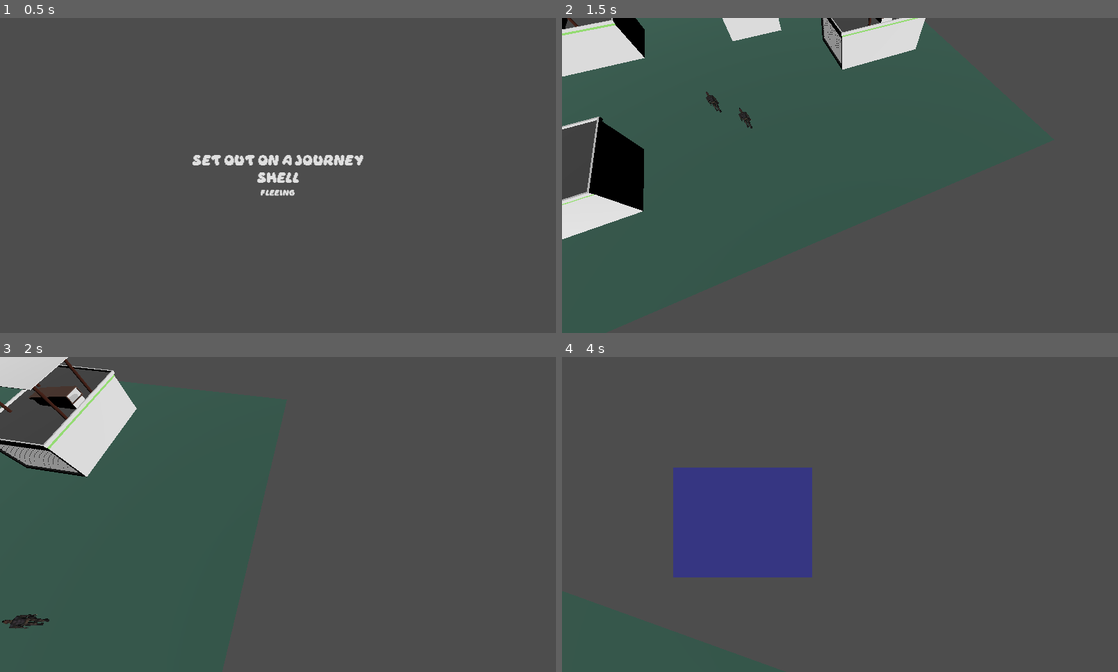
Above: before the commit, frames 1-4 (two rows, left to right).
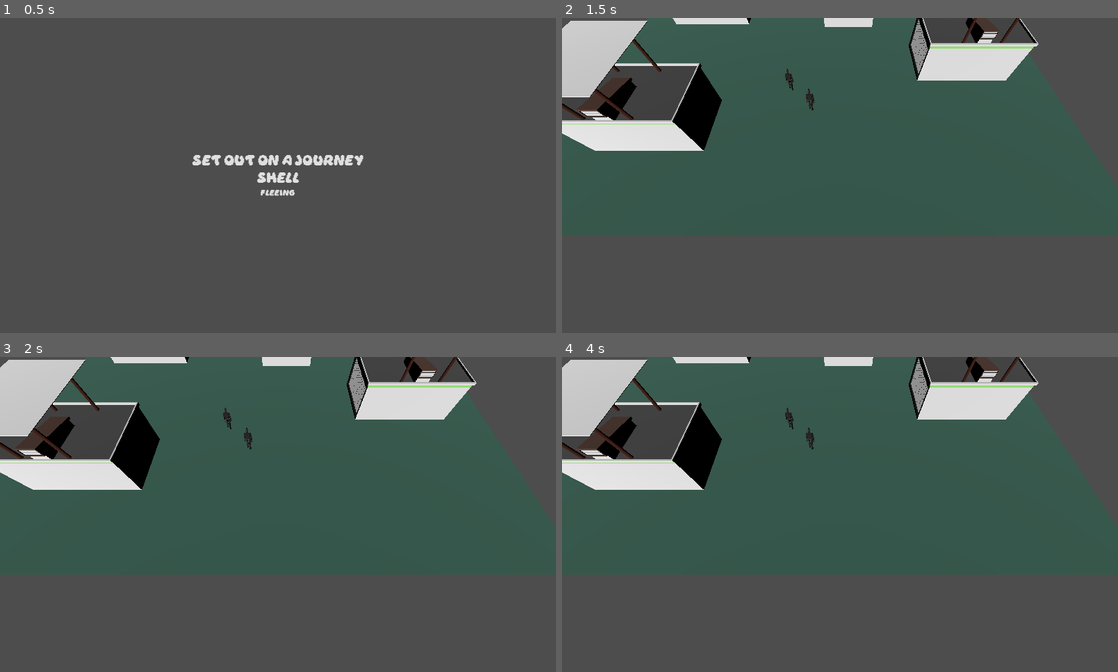
Above: after the commit, the same moments.

Repository: andrijzyn/The-Undefinders
Game: Godot game, scene res://Scenes/GUI/menu.tscn
Same seed, same stepped clock (60 frames per second), same inputs: the game is played once before the commit and once after it.
Inputs (mouse positions are in pixels of both pictures, inside the frame that each line leads up to):
- Up to frame 1 (0.5 s): no input
- Up to frame 2 (1.5 s): click "Set out on a journey" at 0.5 s; tap Enter at 1.25 s; move the mouse to (962, 159) at 1.27 s; hold E (rotate_right) from 1.28 s (still down); hold Shift (shift) from 1.28 s (still down); click (962, 159) at 1.42 s
- Up to frame 3 (2 s): keep holding E (rotate_right); keep holding Shift (shift)
- Up to frame 4 (4 s): release E (rotate_right) at 2 s; release Shift (shift) at 2 s; drag from (728, 530) to (812, 577) at 2.02 s; move the mouse to (895, 445) at 2.77 s; hold E (rotate_right) 2.78-3.5 s; hold Shift (shift) 2.78-3.5 s; tap Mouse wheel up (MWU) at 2.85 s; click (895, 445) at 2.92 s; drag from (812, 577) to (673, 467) at 3.52 s

Frame 1 is identical in both runs. In frame 2, 17% of the frame differs, in the area x 0-86%, y 0-71%; in frame 3, 12%; in frame 4, 19%, in the area x 0-86%, y 0-70%.
Error after the commit: Parse Error: Could not resolve class "RaycastHandler", because of a parser error. (res://Scripts/Entities/camera_3d.gd:51)

Commit message:
Moved magic numbers to const

Diff:
--- a/Scripts/Classes/RaycastHandler.gd
+++ b/Scripts/Classes/RaycastHandler.gd
@@ -1,21 +1,23 @@
 class_name RaycastHandler
+
+const RAY_LENGTH := 1000  # Константа длины луча
 
 static func getRaycastResult(camera: MainCamera) -> Node3D:
 	var space_state := camera.get_world_3d().direct_space_state
 	var mouse_pos := camera.get_viewport().get_mouse_position()
 	var from := camera.project_ray_origin(mouse_pos)
-	var to := from + camera.project_ray_normal(mouse_pos) * 1000  # Длина луча
+	var to := from + camera.project_ray_normal(mouse_pos) * RAY_LENGTH
 	var query := PhysicsRayQueryParameters3D.create(from, to)
 	var result := space_state.intersect_ray(query)
-	if result: return result.collider
-	else: return null
+
+	return result ? result.collider : null
 
 static func getRaycastResultPosition(camera: MainCamera) -> Vector3:
 	var space_state := camera.get_world_3d().direct_space_state
 	var mouse_pos := camera.get_viewport().get_mouse_position()
 	var from := camera.project_ray_origin(mouse_pos)
-	var to := from + camera.project_ray_normal(mouse_pos) * 1000  # Длина луча
+	var to := from + camera.project_ray_normal(mouse_pos) * RAY_LENGTH
 	var query := PhysicsRayQueryParameters3D.create(from, to)
 	var result := space_state.intersect_ray(query)
-	if result: return result.position
-	else: return Vector3.ZERO
+
+	return result ? result.position : Vector3.ZERO
